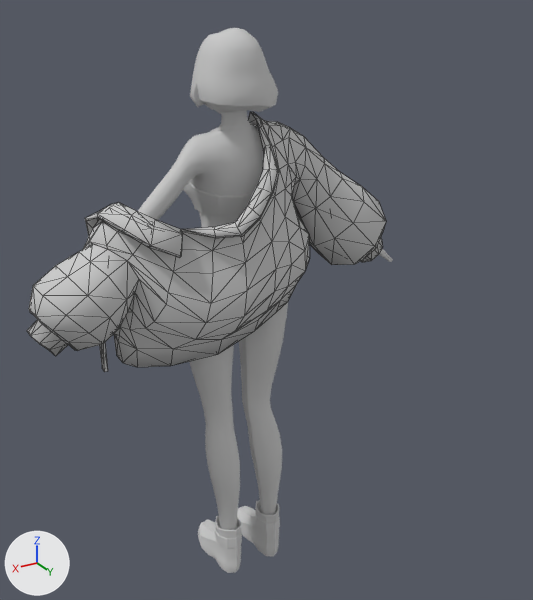
Two versions of the FBX model Assets/Resources/Models/Animation/Telekinesis Animaiton/Skill/Elena_shockwave_dash.FBX, one commit apart.
Rendered twice from a 50 mm lens placed at (2.46, 4.67, 4.6), pointed at (-0.14, 0.34, 2.43). Every picture has the same lights, and +X, +Y and +Z are marked at lower left. Mesh edges are drawn as thin lines on the coarser meshes. Where no turn or scale is listed for an object, it has been applied to the vertices.

Script lines for the objects in view, before the commit:
```python
me_mesh = bpy.data.meshes.new('Mesh')
me_mesh.from_pydata(...)  # 718 vertices, 1418 faces; spans x -1.37..1.55, y -0.47..0.56, z 1.99..3.76
# faces by material slot: [749, 669]
me_mesh.materials.append(mat_송민주_염동력_더미모델링_default)  # light grey #cacaca
me_mesh.materials.append(mat_송민주_염동력_더미모델링_05___default)  # light grey #cacaca
me_mesh_001 = bpy.data.meshes.new('Mesh.001')
me_mesh_001.from_pydata(...)  # 3629 vertices, 3677 faces; spans x -1.52..1.52, y -0.23..0.41, z 0.0..4.33
# faces by material slot: [2199, 766, 432, 280]
me_mesh_001.materials.append(mat_송민주_염동력_더미모델링_defaultmat)  # light grey #cacaca
me_mesh_001.materials.append(mat_송민주_염동력_더미모델링_07___default)  # light grey #cacaca
me_mesh_001.materials.append(mat_송민주_염동력_더미모델링_default)  # light grey #cacaca
me_mesh_001.materials.append(mat_송민주_염동력_더미모델링_05___default)  # light grey #cacaca
ob_body_skulp_7_low = bpy.data.objects.new('body_skulp_7_low', me_mesh_001)
ob_body_skulp_7_low.location = (0.0, 0.0, 0.0)
ob_jumper = bpy.data.objects.new('Jumper', me_mesh)
ob_jumper.location = (0.0, 0.0, 0.0)
```
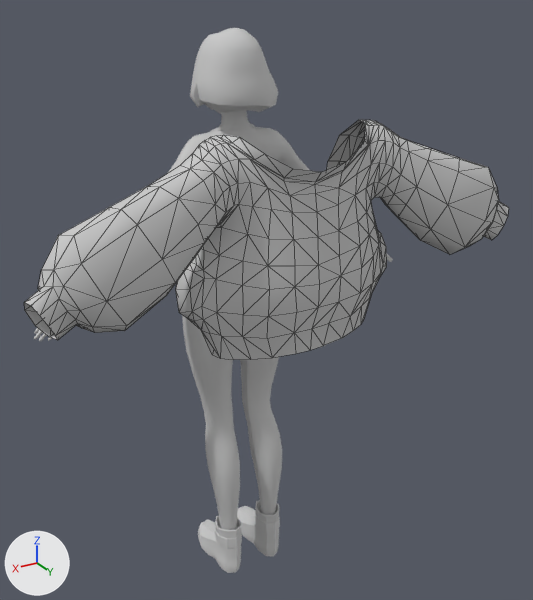
The change in detail:
Material '08___Default' (mat_08___default) is new.
Its base color is (0.588, 0.588, 0.588) (light grey #cacaca).
Its roughness is 0.859.
Mesh me_mesh_001_1 is new.
It has 385 vertices, 712 faces and spans x -1.74..1.74, y -0.31..0.29, z -0.66..0.76.
It uses material mat_08___default (light grey #cacaca).
Object 'Jumper' (ob_jumper) is deleted.
Object 'Jumper002' (ob_jumper002) is new; it shows me_mesh_001_1.
Its location is (0.0, 0.948, 3.046).

What differs and where, as boxes [x1, y1, x2, y2] in the pictures (533 x 600 px):
'Jumper002', added
    after: [24, 120, 509, 360]
'Jumper', deleted
    before: [27, 112, 386, 372]
    faces in mat_송민주_염동력_더미모델링_default (light grey #cacaca): [27, 112, 386, 367]
    faces in mat_송민주_염동력_더미모델링_05___default (light grey #cacaca): [86, 112, 278, 372]
